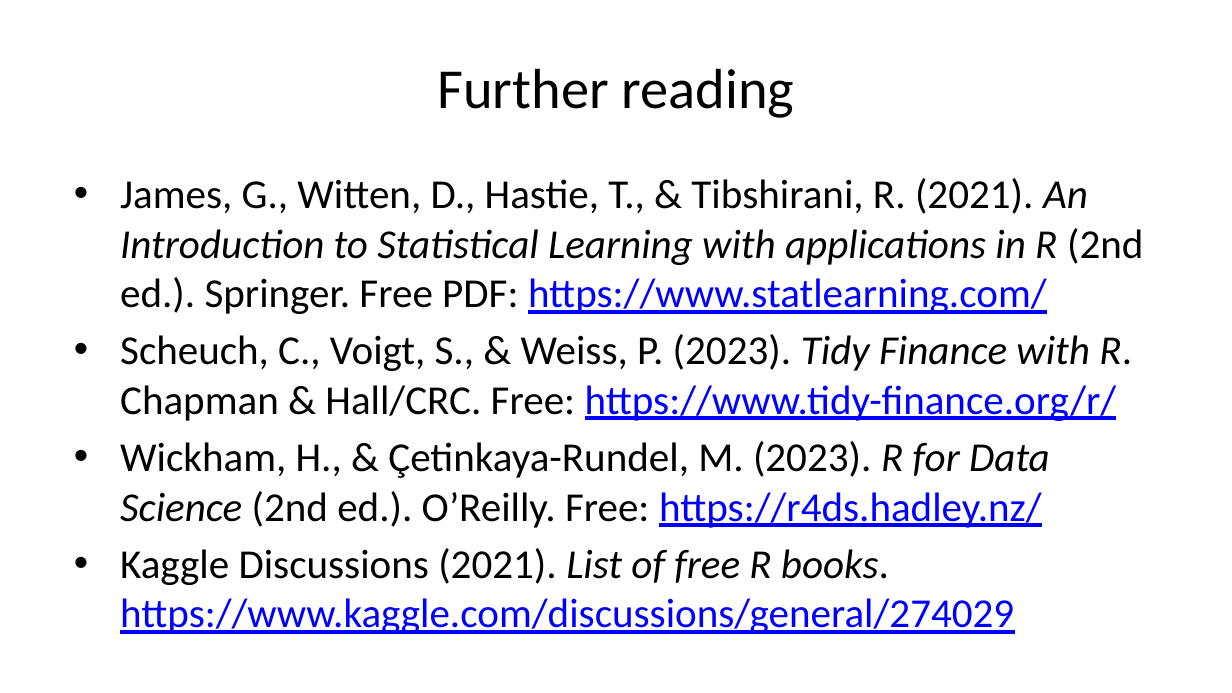
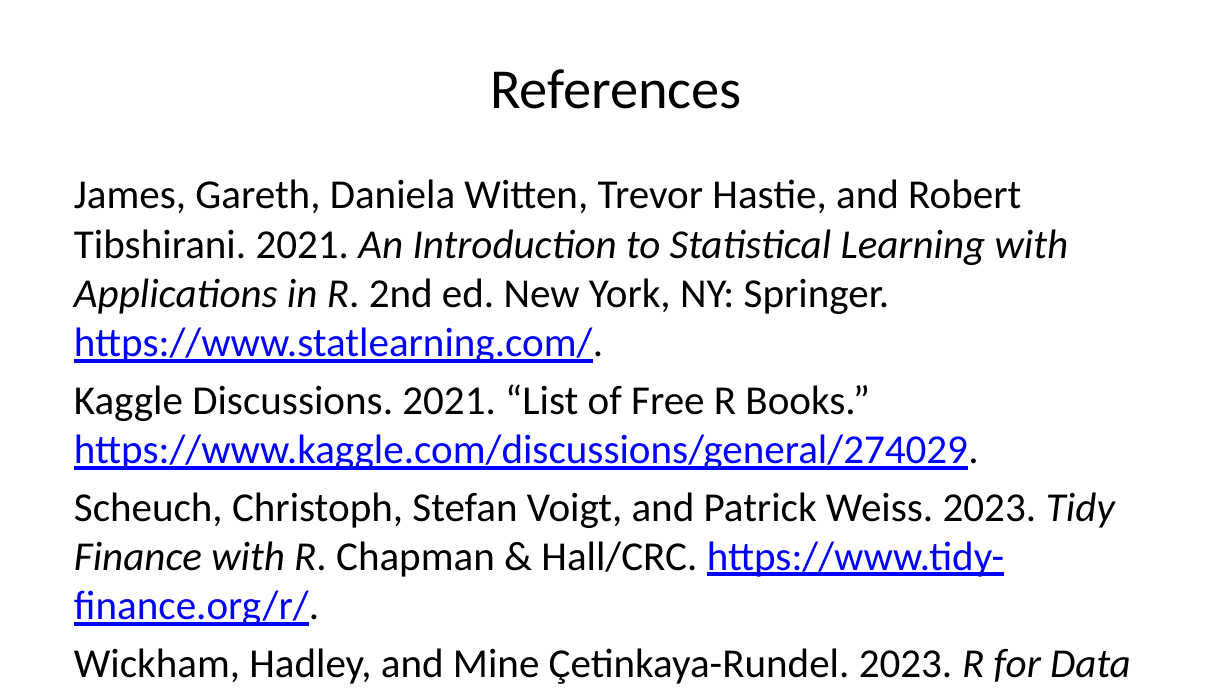
Before and after one commit to papa-puma/smaf, a slide deck: slide 43 of courses/research-in-finance/lectures/lecture-01-basics/slides.pptx (slide 40 before the commit). Drawn at 1232x693 pixels with LibreOffice and Linux fonts; fonts in the diff are those of the drawing. Boxes give left, top, right and bottom in pixels: in the first picture for what was removed or moved away, otherwise in the second. Text is boxed around its words. In the diff, an @@ line names an element or a change of style, - is before the commit and + after.

```diff
--- a/courses/research-in-finance/lectures/lecture-01-basics/slides.pptx
+++ b/courses/research-in-finance/lectures/lecture-01-basics/slides.pptx
@@ title at [490,69,742,109]: text changed @@
-Further reading
+References
@@ text at [74,179,1131,684]: text changed @@
-• James, G., Witten, D., Hastie, T., & Tibshirani, R. (2021). An Introduction to Statistical Learning with applications in R (2nd ed.). Springer. Free PDF: https://www.statlearning.com/
-• Scheuch, C., Voigt, S., & Weiss, P. (2023). Tidy Finance with R. Chapman & Hall/CRC. Free: https://www.tidy-finance.org/r/
-• Wickham, H., & Çetinkaya-Rundel, M. (2023). R for Data Science (2nd ed.). O’Reilly. Free: https://r4ds.hadley.nz/
-• Kaggle Discussions (2021). List of free R books. https://www.kaggle.com/discussions/general/274029
+James, Gareth, Daniela Witten, Trevor Hastie, and Robert Tibshirani. 2021. An Introduction to Statistical Learning with Applications in R. 2nd ed. New York, NY: Springer. https://www.statlearning.com/.
+Kaggle Discussions. 2021. “List of Free R Books.” https://www.kaggle.com/discussions/general/274029.
+Scheuch, Christoph, Stefan Voigt, and Patrick Weiss. 2023. Tidy Finance with R. Chapman & Hall/CRC. https://www.tidy-finance.org/r/.
+Wickham, Hadley, and Mine Çetinkaya-Rundel. 2023. R for Data Science. 2nd ed. O’Reilly. https://r4ds.hadley.nz/.
```
Also in this commit, not shown: 1 slide added, 27 other files.
